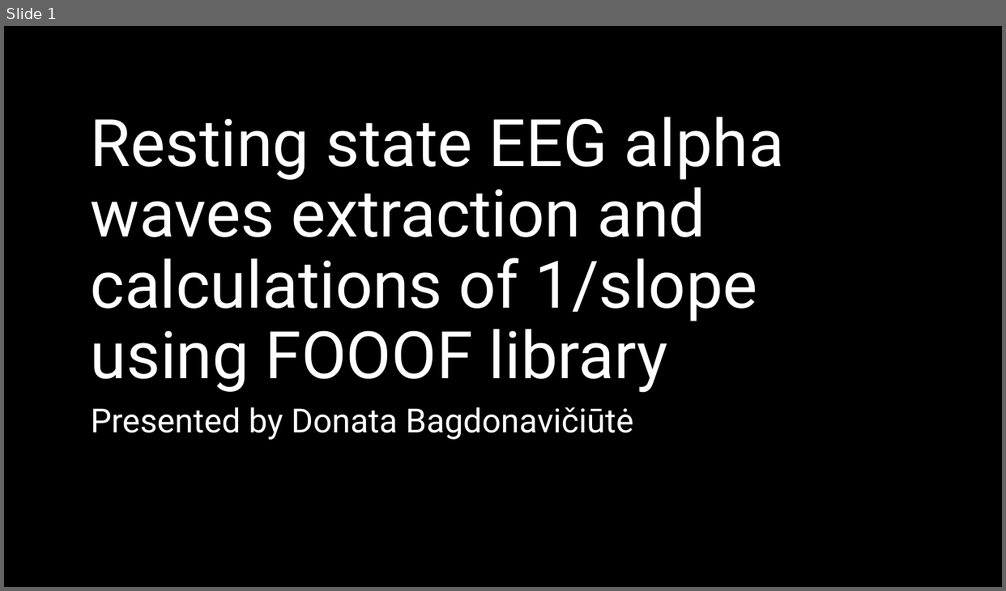
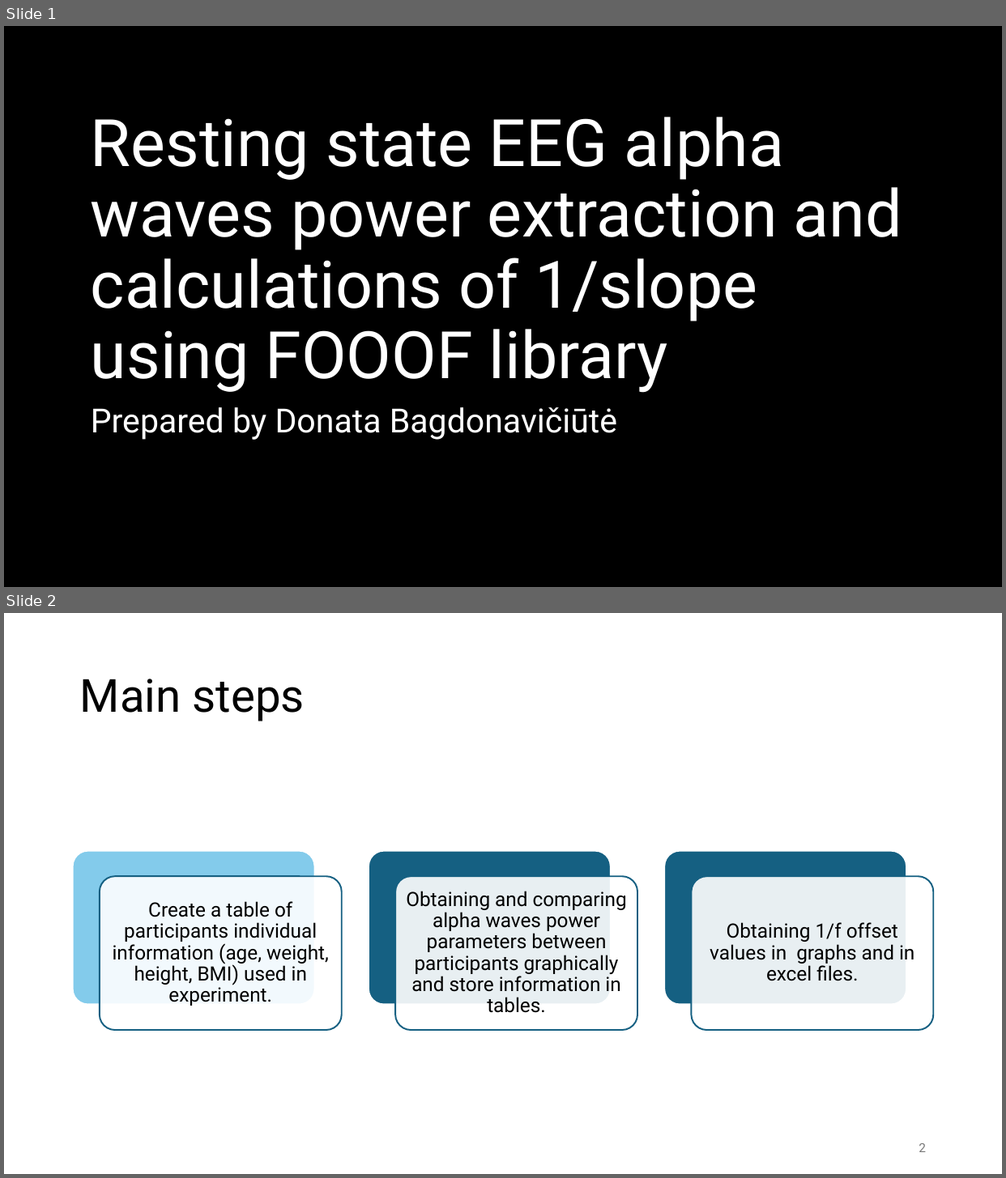
Before and after one commit to DonataBag/Pratybos-naujas, a slide deck: Pratybos naujas/Resting state EEG alpha waves extraction and calculations.pptx. Shown one above the other, each under a label of ours: slide 1 before the commit, slides 1 and 2 after it. The pictures are 1006x591 and 1006x1178 pixels, drawn with LibreOffice and Linux fonts; fonts in the diff are those of the drawing; background and template pictures are left out. Boxes give left, top, right and bottom in pixels: in the first picture for what was removed or moved away, otherwise in the second. Text is boxed around its words. In the diff, an @@ line names an element or a change of style, - is before the commit and + after.

```diff
--- a/Pratybos naujas/Resting state EEG alpha waves extraction and calculations.pptx
+++ b/Pratybos naujas/Resting state EEG alpha waves extraction and calculations.pptx
@@ slide 2 added at [4, 613, 1002, 1174], background #FFFFFF @@
@@ title added at [80, 679, 305, 722], 44 pt, text #000000 @@
+Main steps
@@ group added at [73, 851, 933, 1030]: 6 rounded rectangles, 3 texts @@
+Create a table of participants individual information (age, weight, height, BMI) used in experiment.
+Obtaining and comparing alpha waves power parameters between participants graphically and store information in tables.
+Obtaining 1/f offset values in graphs and in excel files.
@@ page number added at [918, 1144, 926, 1152], 12 pt, text #797979 @@
+2
@@ slide 1 changed as well @@
@@ title at [91, 117, 902, 393]: text changed @@
-Resting state EEG alpha waves extraction and calculations of 1/slope using FOOOF library
+Resting state EEG alpha waves power extraction and calculations of 1/slope using FOOOF library
@@ subtitle at [91, 408, 617, 440]: text changed @@
-Presented by Donata Bagdonavičiūtė
+Prepared by Donata Bagdonavičiūtė
```
Also in this commit, not shown: 1 other slide changed, 6 other slides added, 5 slides removed, 14 other files.
